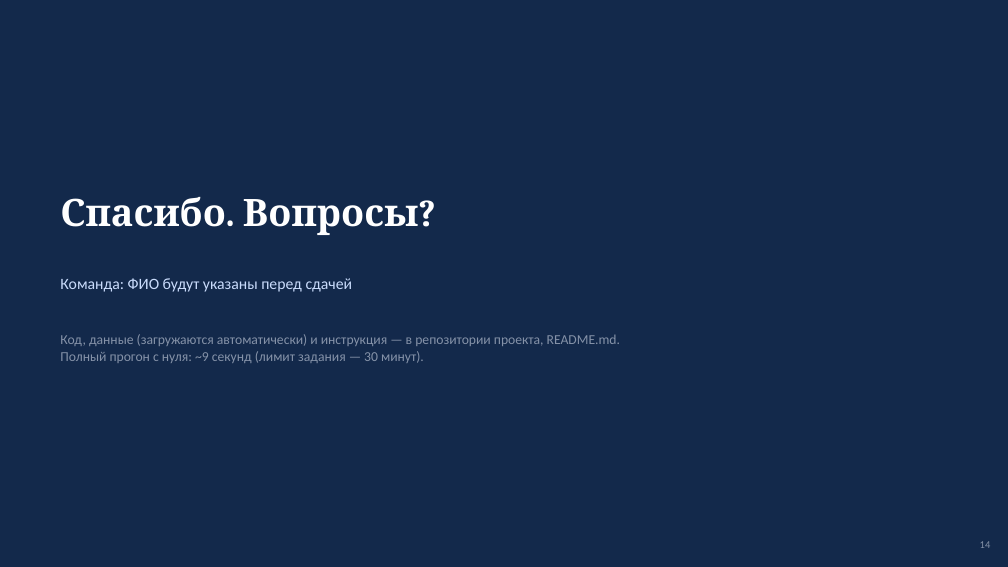
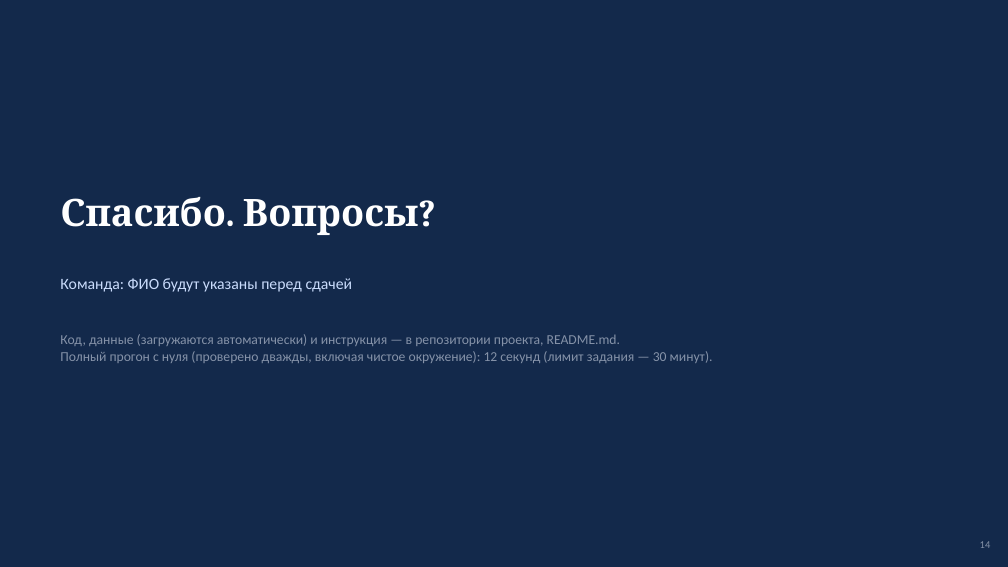
Before and after one commit to Wo1gmi/EDA_Final_proj, a slide deck: slide 14 of slides/presentation.pptx. Drawn at 1008x567 pixels with LibreOffice and Linux fonts; fonts in the diff are those of the drawing. Boxes give left, top, right and bottom in pixels: in the first picture for what was removed or moved away, otherwise in the second. Text is boxed around its words. In the diff, an @@ line names an element or a change of style, - is before the commit and + after.

```diff
--- a/slides/presentation.pptx
+++ b/slides/presentation.pptx
@@ text at (x1=60, y1=351, x2=713, y2=363): text changed @@
-Полный прогон с нуля: ~9 секунд (лимит задания — 30 минут).
+Полный прогон с нуля (проверено дважды, включая чистое окружение): 12 секунд (лимит задания — 30 минут).
```
Also in this commit, not shown: 3 other files.
